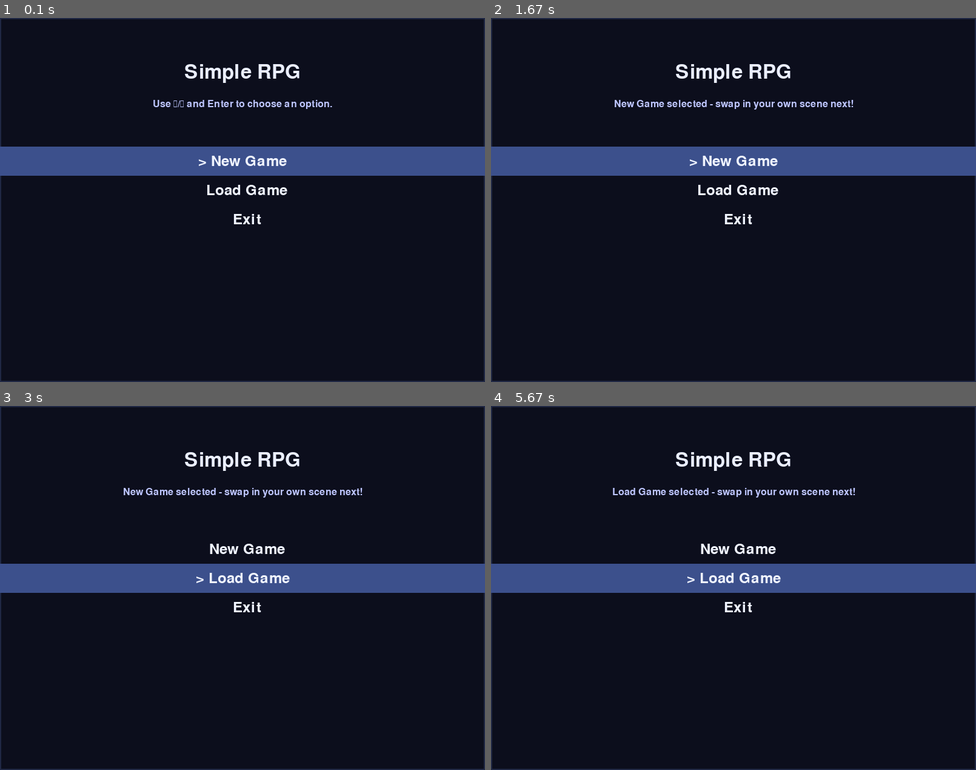
Above: before the commit, frames 1-4 (two rows, left to right).
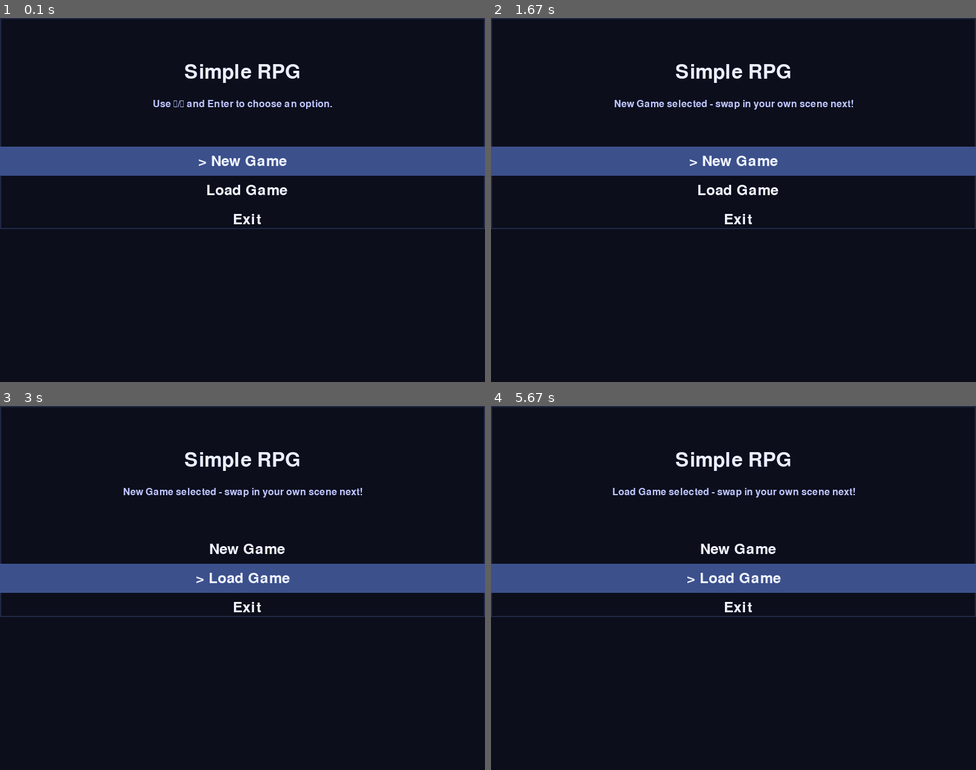
Above: after the commit, the same moments.

Repository: akiortagem/simple-rpg
Game: pygame game, started from example/intro_ui/main.py
Same seed, same stepped clock (60 frames per second), same inputs: the game is played once before the commit and once after it.
Inputs:
- Up to frame 1 (0.1 s): no input
- Up to frame 2 (1.67 s): tap Enter at 0.33 s
- Up to frame 3 (3 s): hold Down from 2.73 s (still down)
- Up to frame 4 (5.67 s): release Down at 3.2 s; hold Up 3.67-4.03 s; hold Down 4.73-5.1 s; tap Enter at 5.63 s

The runs differ from the first frame. In frame 1, 0.9% of the frame differs, in the area x 0-100%, y 57-100%; in frame 2, 0.9%; in frame 3, 0.9%; in frame 4, 0.9%.

Commit message:
feat: support explicit container sizing

Diff:
--- a/src/ui/container.py
+++ b/src/ui/container.py
@@ -19,19 +19,31 @@
     background_color: Color = (0, 0, 0)
     border: Border | None = None
     content: UIElement | None = None
+    width: int | None = None
+    height: int | None = None
 
     def measure(self, bounds: Size) -> Size:
-        """Return the bounds unchanged for container sizing."""
-        return bounds
+        """Return the preferred size for the container within bounds."""
+        content_size = self.content.measure(bounds) if self.content else bounds
+        width = self.width if self.width is not None else content_size.width
+        height = self.height if self.height is not None else content_size.height
+        return Size(min(width, bounds.width), min(height, bounds.height))
 
     def layout(self, bounds: Rect) -> LayoutNode:
         """Return a layout tree including border and content."""
+        measured_size = self.measure(bounds.size)
+        layout_bounds = Rect(
+            bounds.x,
+            bounds.y,
+            measured_size.width,
+            measured_size.height,
+        )
         children: list[LayoutNode] = []
         if self.border:
-            children.append(self.border.layout(bounds))
-            inner_bounds = bounds.inset(self.border.width)
+            children.append(self.border.layout(layout_bounds))
+            inner_bounds = layout_bounds.inset(self.border.width)
         else:
-            inner_bounds = bounds
+            inner_bounds = layout_bounds
         if self.content:
             children.append(self.content.layout(inner_bounds))
-        return LayoutNode(self, bounds, tuple(children))
+        return LayoutNode(self, layout_bounds, tuple(children))
--- a/tests/test_ui_layout.py
+++ b/tests/test_ui_layout.py
@@ -5,7 +5,9 @@
 sys.path.append(os.path.abspath("."))
 
 from src.ui.base import LayoutNode, Rect, Size
+from src.ui.border import Border
 from src.ui.center import Center
+from src.ui.container import Container
 
 
 @dataclass(frozen=True)
@@ -33,3 +35,27 @@
     layout = center.layout(Rect(5, 5, 30, 20))
 
     assert layout.children[0].rect == Rect(5, 5, 30, 20)
+
+
+def test_container_measure_prefers_explicit_size():
+    container = Container(width=12, height=8)
+
+    assert container.measure(Size(20, 20)) == Size(12, 8)
+
+
+def test_center_layout_uses_container_measure():
+    container = Container(width=10, height=6)
+    center = Center(container)
+    layout = center.layout(Rect(0, 0, 30, 20))
+
+    assert layout.children[0].rect == Rect(10, 7, 10, 6)
+
+
+def test_container_layout_respects_border_inset():
+    child = FixedElement(Size(10, 4))
+    container = Container(border=Border(width=2), content=child, width=12, height=8)
+    layout = container.layout(Rect(0, 0, 30, 20))
+
+    assert layout.rect == Rect(0, 0, 12, 8)
+    assert layout.children[0].rect == Rect(0, 0, 12, 8)
+    assert layout.children[1].rect == Rect(2, 2, 8, 4)
